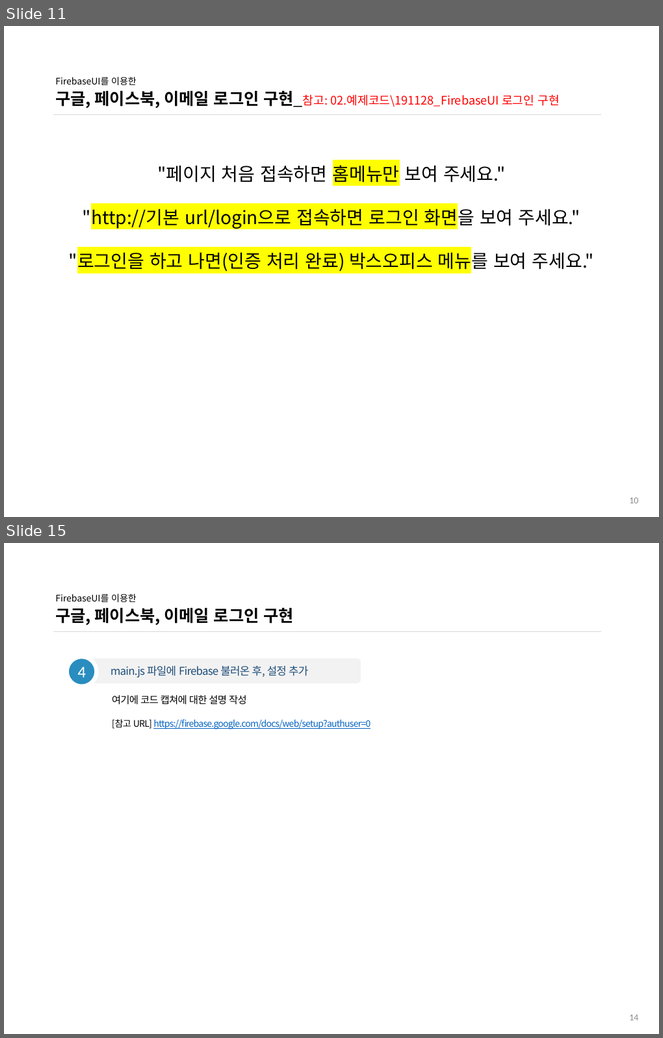
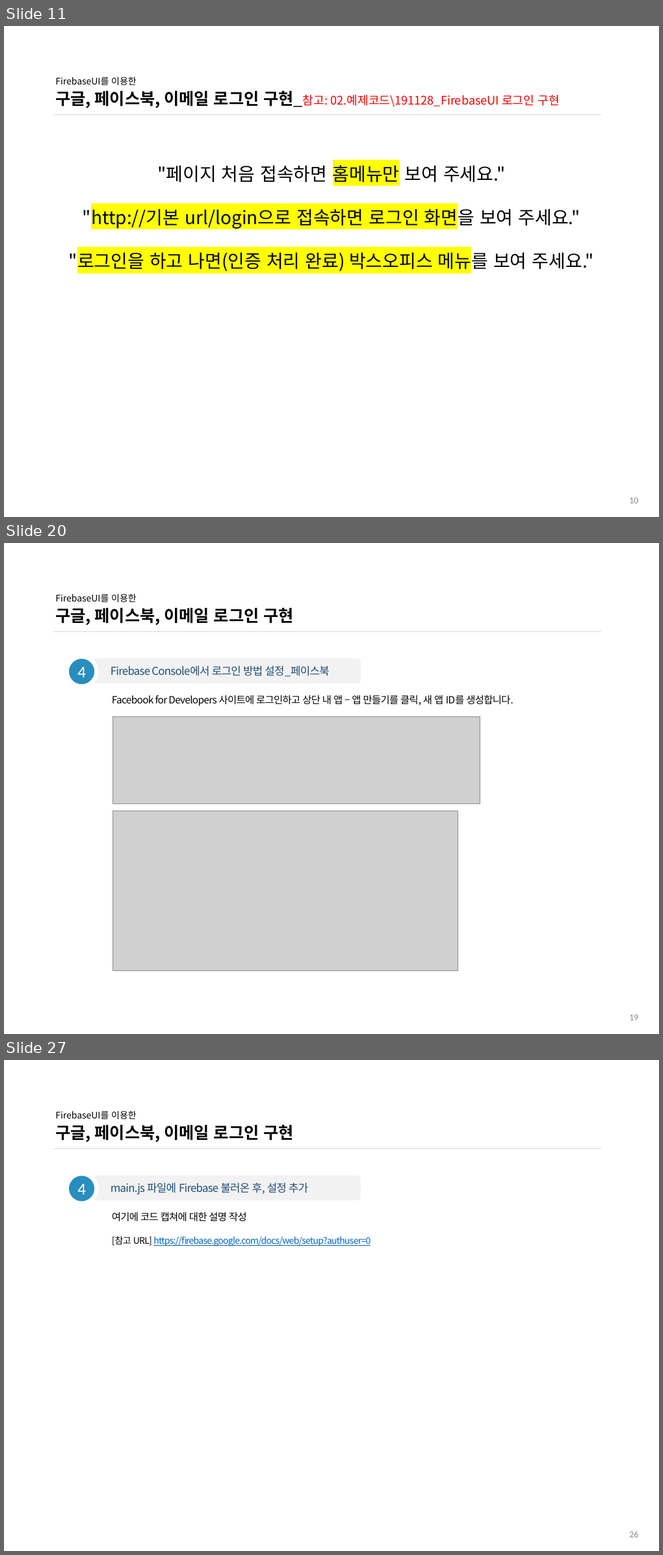
Before and after one commit to ddowon/vueStudy, a slide deck: 01.참고자료/191128_FirebaseUI 로그인 구현.pptx. Shown one above the other, each under a label of ours: slides 11 and 15 before the commit, slides 11, 20 and 27 after it; the slides between them are not shown. The pictures are 663x1038 and 663x1555 pixels, drawn with LibreOffice and Linux fonts; fonts in the diff are those of the drawing; grey boxes stand for pictures; background and template pictures are left out. Boxes give left, top, right and bottom in pixels: in the first picture for what was removed or moved away, otherwise in the second. Text is boxed around its words. In the diff, an @@ line names an element or a change of style, - is before the commit and + after.

Commit message:
12월 5일 15차 FirebaseUI 인증 스터디 자료 내용 보완

```diff
--- a/01.참고자료/191128_FirebaseUI 로그인 구현.pptx
+++ b/01.참고자료/191128_FirebaseUI 로그인 구현.pptx
@@ slide 20 added at (4,543,659,1034), background #FFFFFF @@
@@ title added at (55,594,294,626), 18 pt, text #000000, bold @@
+FirebaseUI를 이용한
+구글, 페이스북, 이메일 로그인 구현
@@ line added from (53, 631) to (601, 631), #D9D9D9 0.5 pt @@
@@ ellipse added at (67,657,96,687), fill #298DBF, outline #FFFFFF 4.5 pt, 18 pt, text #FFFFFF @@
+4
@@ rounded rectangle added at (83,658,361,683), fill #F2F2F2, 12 pt, text #1F4E79 @@
+Firebase Console에서 로그인 방법 설정_페이스북
@@ text added at (112,695,514,706), 11 pt, text #000000 @@
+Facebook for Developers 사이트에 로그인하고 상단 내 앱 – 앱 만들기를 클릭, 새 앱 ID를 생성합니다.
@@ picture added at (113,717,480,804) @@
@@ picture added at (113,811,458,971) @@
@@ page number added at (629,1015,638,1021), 10 pt, text #8C8C8C @@
+19
@@ what was slide 15 is now slide 27 @@
@@ page number at (629,1532,638,1538): text changed @@
-14
+26
```
Also in this commit, not shown: 5 slides changed, 11 other slides added.
